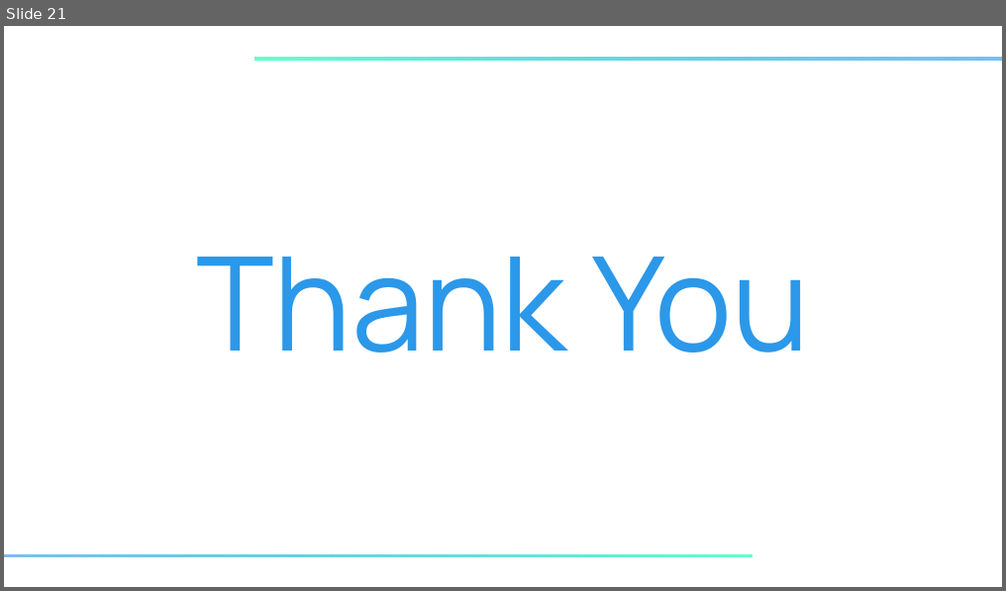
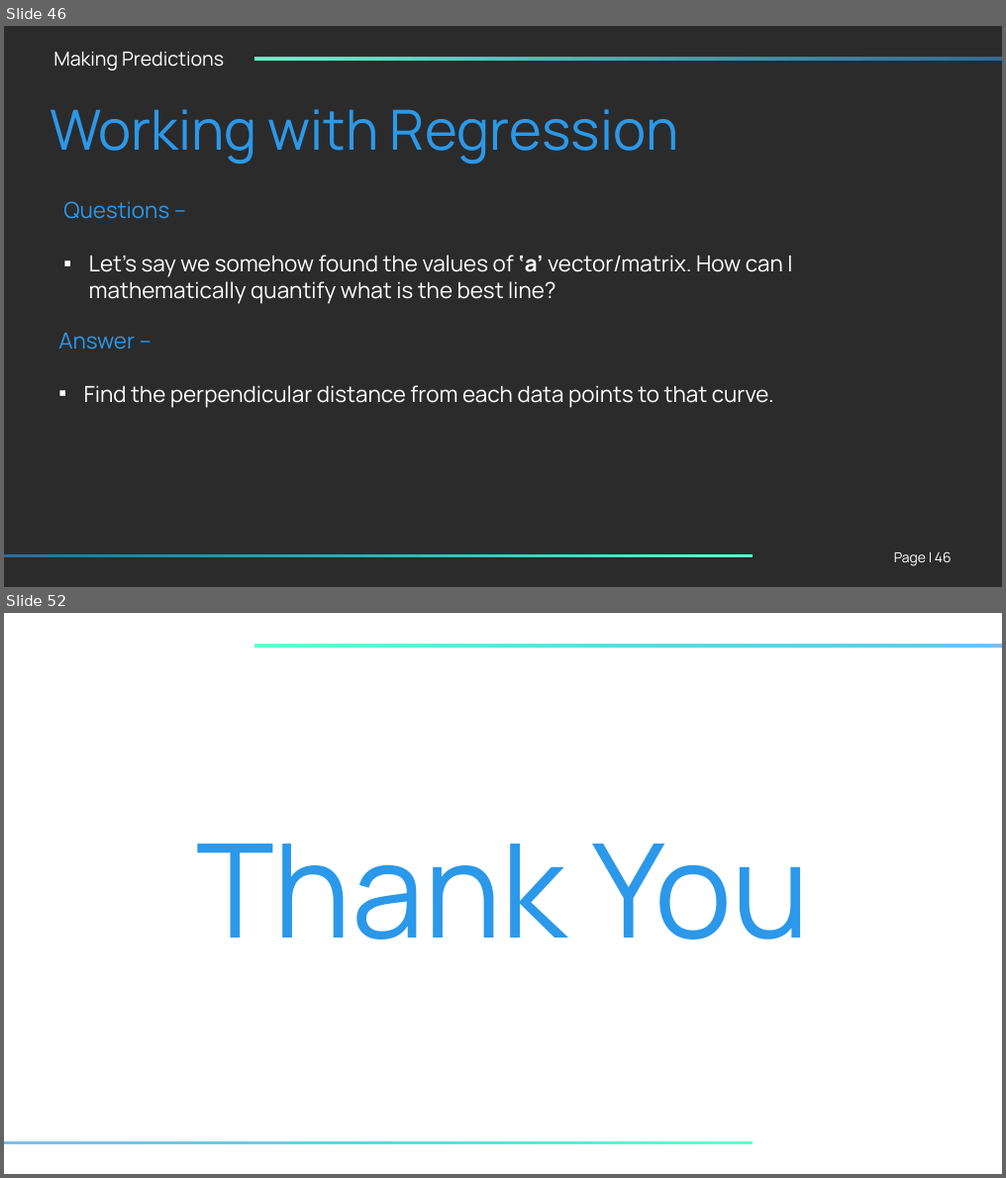
Before and after one commit to KMINDS-Org/INFERENCE-ITERATION-1-, a slide deck: Lvl1_1_ML_Starter_Pack/Class_1/Lvl_1_ML_Starter_Pack_Class_1.pptx. Shown one above the other, each under a label of ours: slide 21 before the commit, slides 46 and 52 after it; the slides between them are not shown. The pictures are 1006x591 and 1006x1178 pixels, drawn with LibreOffice and Linux fonts; fonts in the diff are those of the drawing; background and template pictures are left out; a plain dark background stands for a picture behind light text. Boxes give left, top, right and bottom in pixels: in the first picture for what was removed or moved away, otherwise in the second. Text is boxed around its words. In the diff, an @@ line names an element or a change of style, - is before the commit and + after.

```diff
--- a/Lvl1_1_ML_Starter_Pack/Class_1/Lvl_1_ML_Starter_Pack_Class_1.pptx
+++ b/Lvl1_1_ML_Starter_Pack/Class_1/Lvl_1_ML_Starter_Pack_Class_1.pptx
@@ slide 46 added at (x1=4, y1=26, x2=1002, y2=587), background picture (left out) @@
@@ text added at (x1=54, y1=51, x2=224, y2=71), 28 pt, text #FFFFFF @@
+Making Predictions
@@ rectangle added at (x1=255, y1=57, x2=1002, y2=60), fill gradient #2B98E9 to #66FFCC @@
@@ text added at (x1=50, y1=109, x2=679, y2=165), 80 pt, text gradient #2B98E9 to #66FFCC @@
+Working with Regression
@@ text added at (x1=63, y1=201, x2=792, y2=304), 32 pt, text #FFFFFF @@
+Questions –
+▪ Let’s say we somehow found the values of ‘a’ vector/matrix. How can I mathematically quantify what is the best line?
@@ text added at (x1=58, y1=333, x2=774, y2=408), 32 pt, text #FFFFFF @@
+Answer –
+▪ Find the perpendicular distance from each data points to that curve.
@@ rectangle added at (x1=4, y1=555, x2=752, y2=558), fill gradient #2B98E9 to #66FFCC @@
@@ text added at (x1=894, y1=553, x2=926, y2=567), 20 pt, text #FFFFFF @@
+Page |
@@ page number added at (x1=935, y1=552, x2=951, y2=563), 20 pt, text #FFFFFF @@
+46
@@ what was slide 21 is now slide 52 @@
```
Also in this commit, not shown: 15 slides changed, 30 other slides added, 1 other file.
